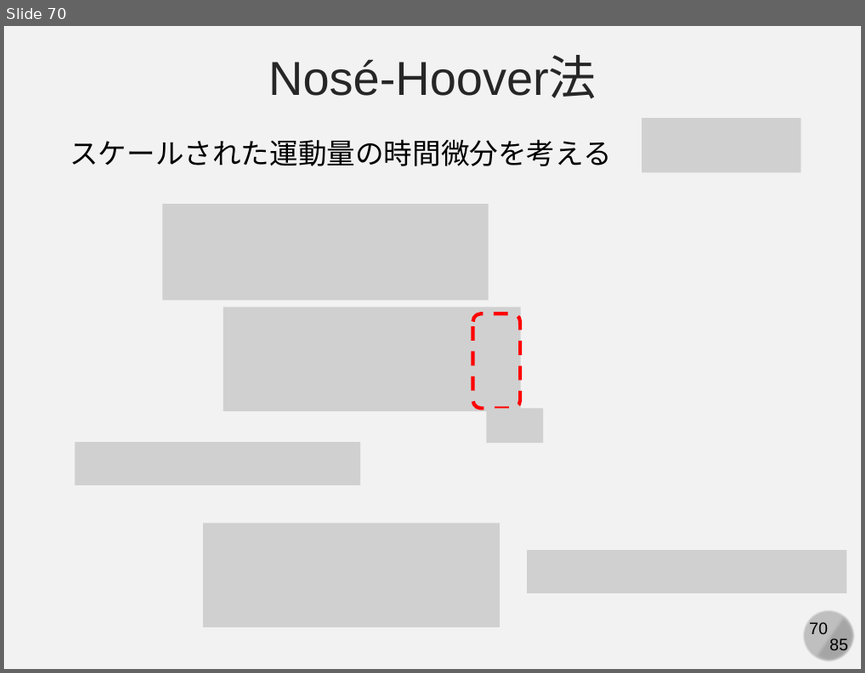
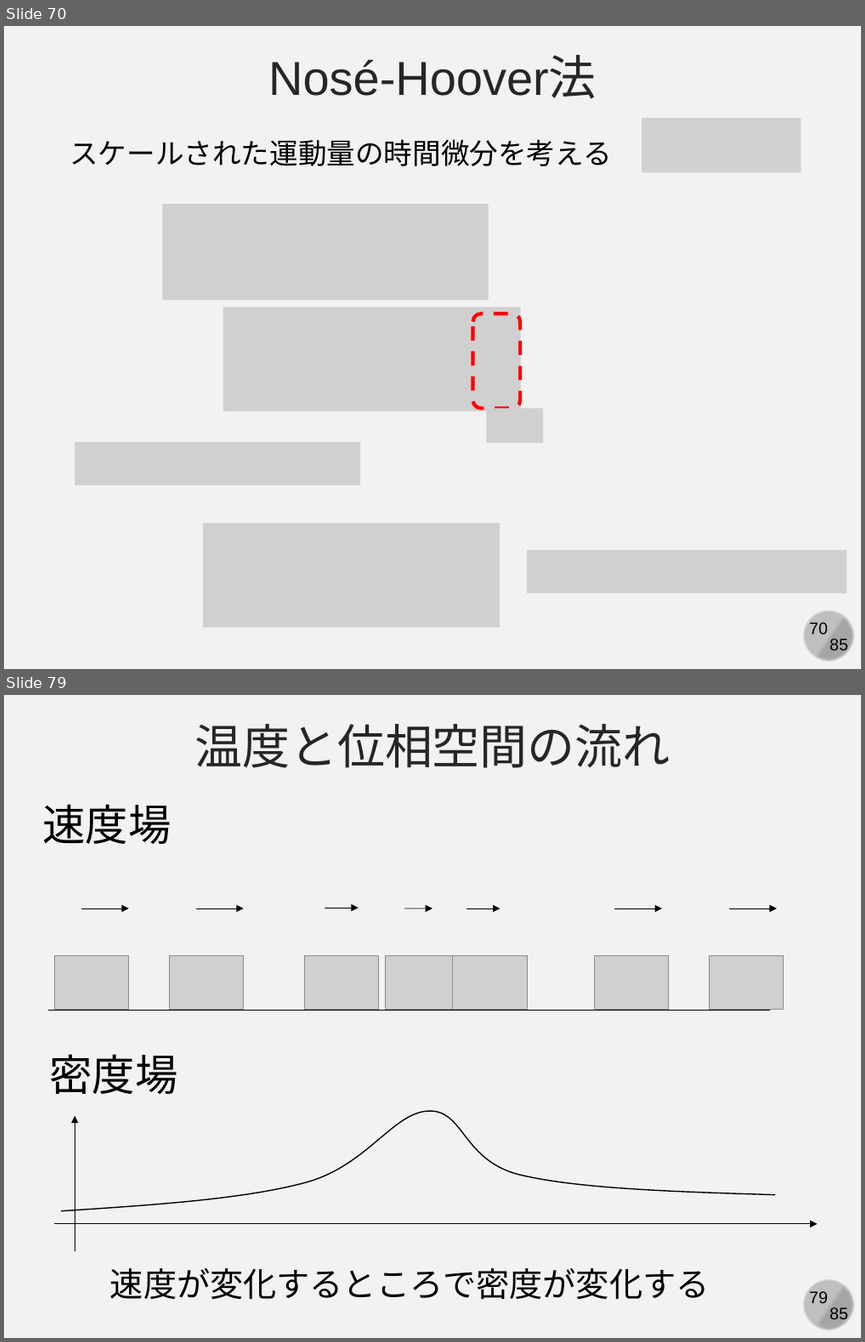
Before and after one commit to kaityo256/simulation_engineering, a slide deck: 06_md_observable/simulation06.pptx. Shown one above the other, each under a label of ours: slide 70 before the commit, slides 70 and 79 after it; the slides between them are not shown. The pictures are 865x673 and 865x1342 pixels, drawn with LibreOffice and Linux fonts; fonts in the diff are those of the drawing; grey boxes stand for pictures. Boxes give left, top, right and bottom in pixels: in the first picture for what was removed or moved away, otherwise in the second. Text is boxed around its words. In the diff, an @@ line names an element or a change of style, - is before the commit and + after.

```diff
--- a/06_md_observable/simulation06.pptx
+++ b/06_md_observable/simulation06.pptx
@@ slide 79 added at <box>4,695,861,1338</box>, background #F2F2F2; not listed: 4 template elements that a slide beside it also shows @@
@@ text added at <box>194,724,670,768</box>, 40 pt, text #262626 @@
+温度と位相空間の流れ
@@ text added at <box>43,804,171,844</box>, 36 pt, text #000000 @@
+速度場
@@ arrow added from (82, 908) to (129, 908), #000000 0.5 pt @@
@@ arrow added from (196, 908) to (244, 908), #000000 0.5 pt @@
@@ arrow added from (324, 907) to (358, 907), #000000 0.5 pt @@
@@ arrow added from (404, 908) to (432, 908), #000000 0.5 pt @@
@@ arrow added from (466, 908) to (500, 908), #000000 0.5 pt @@
@@ arrow added from (615, 908) to (662, 908), #000000 0.5 pt @@
@@ arrow added from (729, 908) to (777, 908), #000000 0.5 pt @@
@@ picture added at <box>54,955,129,1009</box> @@
@@ picture added at <box>170,955,244,1009</box> @@
@@ picture added at <box>304,955,378,1009</box> @@
@@ picture added at <box>386,955,460,1009</box> @@
@@ picture added at <box>453,955,528,1009</box> @@
@@ picture added at <box>595,955,669,1009</box> @@
@@ picture added at <box>710,955,783,1009</box> @@
@@ line added from (47, 1009) to (770, 1009), #000000 0.5 pt @@
@@ text added at <box>49,1054,177,1094</box>, 36 pt, text #000000 @@
+密度場
@@ freeform shape added at <box>62,1111,775,1211</box>, outline #000000 1 pt @@
@@ arrow added from (75, 1250) to (75, 1116), #000000 0.5 pt @@
@@ arrow added from (54, 1224) to (817, 1224), #000000 0.5 pt @@
@@ text added at <box>110,1268,710,1299</box>, 28 pt, text #000000 @@
+速度が変化するところで密度が変化する
```
Also in this commit, not shown: 2 slides changed, 8 other slides added.
